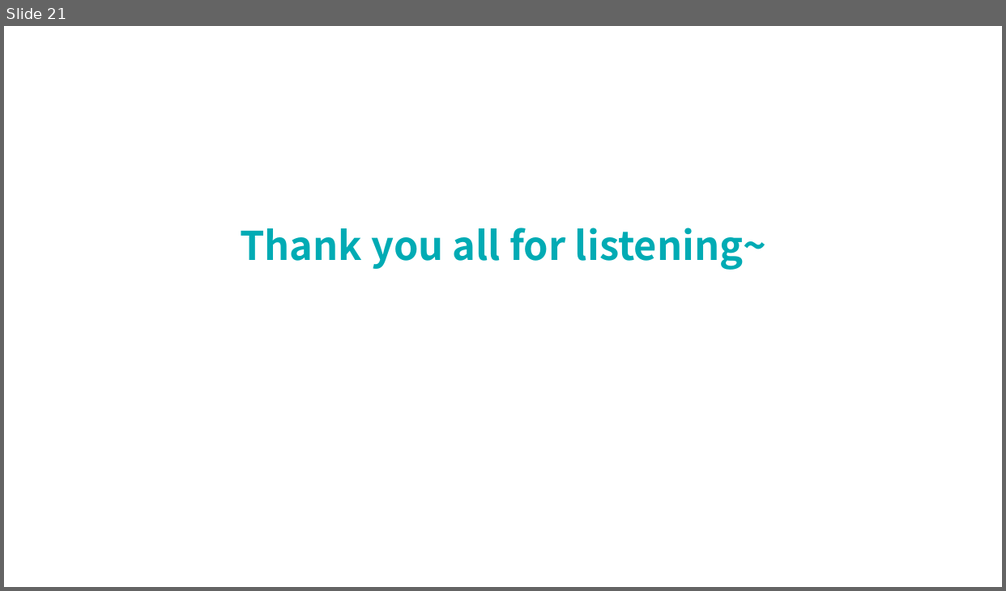
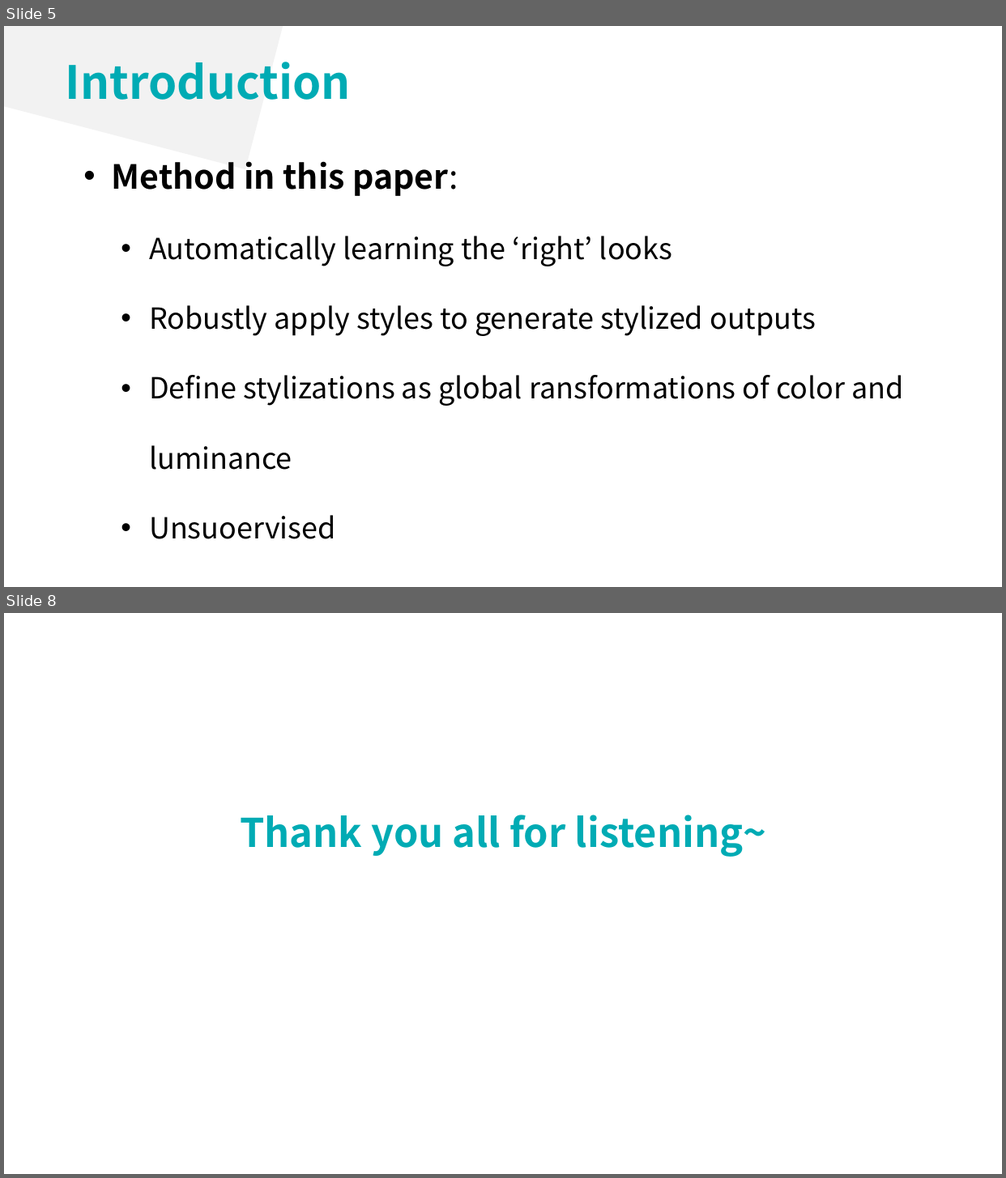
Before and after one commit to lsyoath/sheepy, a slide deck: ComputerVision.pptx. Shown one above the other, each under a label of ours: slide 21 before the commit, slides 5 and 8 after it; the slides between them are not shown. The pictures are 1006x591 and 1006x1178 pixels, drawn with LibreOffice and Linux fonts; fonts in the diff are those of the drawing. Boxes give left, top, right and bottom in pixels: in the first picture for what was removed or moved away, otherwise in the second. Text is boxed around its words. In the diff, an @@ line names an element or a change of style, - is before the commit and + after.

```diff
--- a/ComputerVision.pptx
+++ b/ComputerVision.pptx
@@ slide 5 added at [4, 26, 1002, 587], background #FFFFFF @@
@@ rectangle added at [4, 26, 388, 169], fill #F2F2F2 @@
@@ text added at [66, 62, 351, 100], 44 pt, text #00ABB4, bold @@
+Introduction
@@ text added at [112, 161, 903, 540], 28 pt, text #000000 @@
+• Method in this paper:
+  • Automatically learning the ‘right’ looks
+  • Robustly apply styles to generate stylized outputs
+  • Define stylizations as global ransformations of color and luminance
+  • Unsuoervised
@@ what was slide 21 is now slide 8 @@
```
Also in this commit, not shown: 1 slide changed, 5 other slides added, 19 slides removed.
